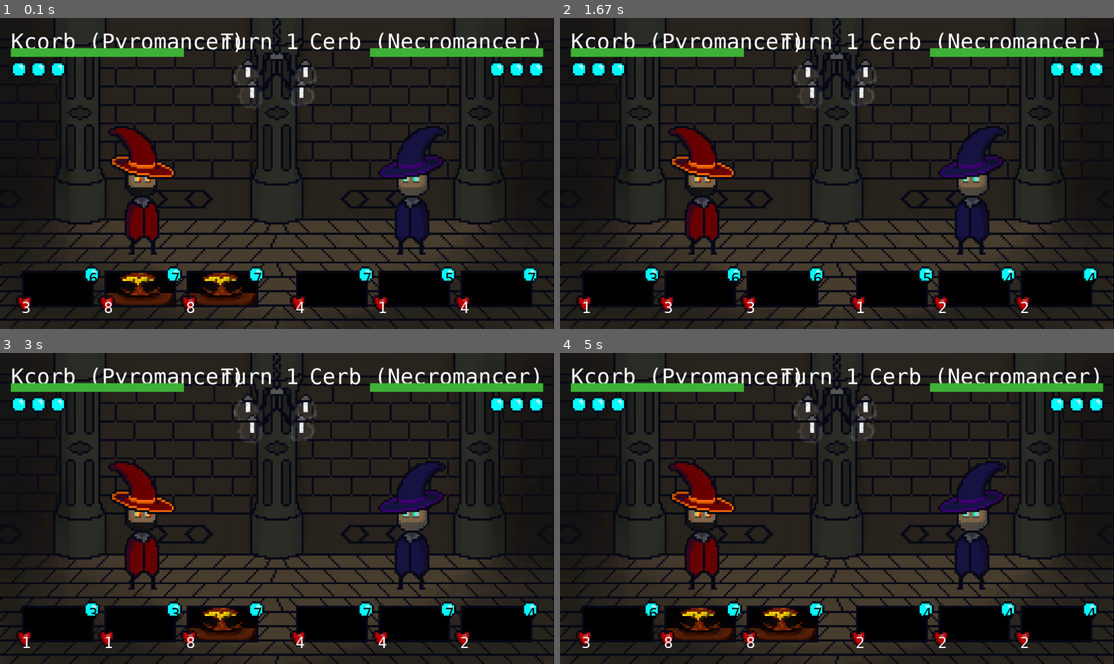
Above: before the commit, frames 1-4 (two rows, left to right).
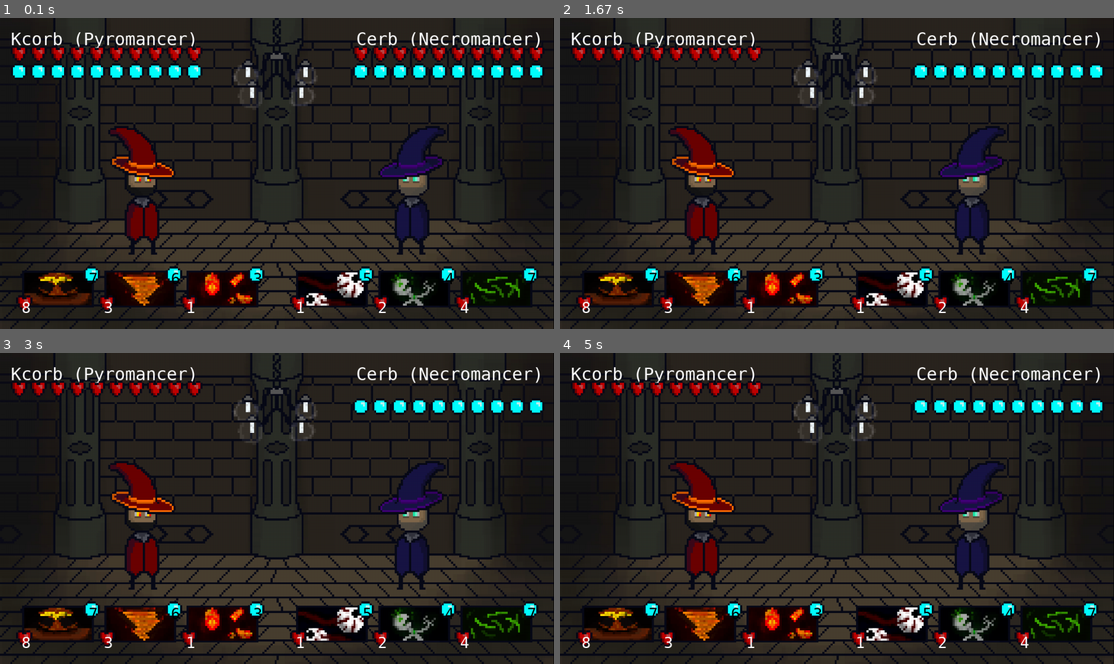
Above: after the commit, the same moments.

Repository: Kcorb0/wizards-pygame
Game: pygame game, started from main.py
Two runs of this game, one before a commit and one after it. Both use one fixed random seed, a clock stepped at 60 frames per second and the inputs below.
Inputs (mouse positions are in pixels of both pictures, inside the frame that each line leads up to):
- Up to frame 1 (0.1 s): no input
- Up to frame 2 (1.67 s): tap 1 at 0.33 s; tap 2 at 0.67 s; tap 3 at 1 s; press the mouse at (709, 213) at 1.37 s; move the mouse to (737, 170) at 1.47 s; release the mouse at (770, 129) at 1.6 s
- Up to frame 3 (3 s): no input
- Up to frame 4 (5 s): no input

The runs differ from the first frame. In frame 1, 10% of the frame differs, in the area x 1-99%, y 4-95%; in frame 2, 8.7%; in frame 3, 9.0%; in frame 4, 9.0%.

Commit message:
Spell system is now functional, turned health bar into hearts, allows for a more dynamic health system. Added some more spell art.

Diff:
--- a/main.py
+++ b/main.py
@@ -8,6 +8,7 @@
 # Sprites and images are scaled by x4.74 from original size
 # Change health bar to hears, hearts can be halfed, players start with a row of armored hears which need to be destroyed first
 # Armored hearts cannot be healed once destroyed. May add some mechanics for this later.
+# Spells should be able to be clicked, but start by using the 123 keys to select spells first or add both
 
 pygame.init()
 pygame.font.init()
@@ -17,43 +18,35 @@
 window = pygame.display.set_mode((WIDTH, HEIGHT))
 pygame.display.set_caption("Wizards")
 bg = pygame.image.load("assets/backgrounds/bg_corridor.jpg")
-font_casc_standard = pygame.font.SysFont("Cascadia Mono", 50)
+font_casc_standard = pygame.font.SysFont("Cascadia Mono", 40)
 font_casc_small = pygame.font.SysFont("Cascadia Mono", 35)
 
 
 def mana_orbs(p1_mana, p2_mana):
 
     mana_orb = pygame.image.load("assets/health_and_mana/mana_orb.png")
-
     p1_x = 25
-    for i in range(0, p1_mana):
-        window.blit(mana_orb, [p1_x, 100])
+    for n in range(0, p1_mana):
+        window.blit(mana_orb, [p1_x, 105])
         p1_x += 45
-
     p2_x = 60
-    for x in range(0, p2_mana):
-        window.blit(mana_orb, [WIDTH - p2_x, 100])
+    for n in range(0, p2_mana):
+        window.blit(mana_orb, [WIDTH - p2_x, 105])
         p2_x += 45
 
 
-def health_bar(p1_hp, p2_hp):
-    if p1_hp < 1:
-        bar1_width = 400 * p1_hp
-    else:
-        bar1_width = 400
+def health_bar(p1_hearts, p2_hearts):
 
-    if p2_hp < 1:
-        bar2_width = 400 * p2_hp
-    else:
-        bar2_width = 400
+    heart = pygame.image.load("assets/health_and_mana/heart.png")
+    p1_x = 25
+    for i in range(0, p1_hearts):
+        window.blit(heart, [p1_x, 65])
+        p1_x += 45
+    p2_x = 60
+    for x in range(0, p2_hearts):
+        window.blit(heart, [WIDTH - p2_x, 65])
+        p2_x += 45
 
-    pygame.draw.rect(window, (33, 33, 33), pygame.Rect(25, 70, 400, 20))
-    pygame.draw.rect(window, (33, 33, 33), pygame.Rect(WIDTH - 425, 70, 400, 20))
-
-    pygame.draw.rect(window, (65, 179, 57), pygame.Rect(25, 70, bar1_width, 20))
-    pygame.draw.rect(
-        window, (65, 179, 57), pygame.Rect(WIDTH - 425, 70, bar2_width, 20)
-    )
 
 def blit_spell(spell, img_pos, dmg_pos, mana_pos):
 
@@ -66,15 +59,17 @@
     mana_txt = font_casc_small.render(f"{spell[2]}", True, (0, 0, 0))
     window.blit(mana_txt, mana_pos)
 
+
 def generate_spell(player, pos):
     # Spell click range between spell width with mouse pos
+    #rand.choice()
+    spell1 = player.spellbook[0]
+    spell2 = player.spellbook[1]
+    spell3 = player.spellbook[2]
 
-
-
-
-    spell1 = rand.choice(player.spellbook)
-    spell2 = rand.choice(player.spellbook)
-    spell3 = rand.choice(player.spellbook)
+    player.spell1 = spell1
+    player.spell2 = spell2
+    player.spell3 = spell3
 
     s_dist = 190
     s_ht = 575
@@ -125,11 +120,6 @@
     generate_spell(player2, "right")
 
 
-def update_turn(turn):
-    turn_text = font_casc_standard.render(f"Turn {turn}", True, (255, 255, 255))
-    window.blit(turn_text, [(WIDTH / 2) - turn_text.get_width()+50, 25])
-
-
 def lightshow(p1, p2):
     # Why not
     if p1.mana > 10:
@@ -147,22 +137,28 @@
 
 # Necromancer("Billy", 45)
 # Pyromancer("Kcorb", 22)
-player = Pyromancer("Kcorb", 22)
-enemy = Necromancer("Cerb", 45)
+player = Pyromancer("Kcorb", 10, 10)
+enemy = Necromancer("Cerb", 10, 10)
 player_turn = True
-turn = 1
 
 while True:
     mouse_pos = pygame.mouse.get_pos()
-    print(mouse_pos)
 
     for event in pygame.event.get():
         if event.type == pygame.QUIT:
             sys.exit()
+        if event.type == pygame.MOUSEBUTTONUP:
+            print(mouse_pos)
+        if event.type == pygame.KEYUP:
+            if event.key == pygame.K_1:
+                player.cast_spell(enemy, 1)
+            if event.key == pygame.K_2:
+                player.cast_spell(enemy, 2)
+            if event.key == pygame.K_3:
+                player.cast_spell(enemy, 3)
 
 
-    #lightshow(player, enemy)
+    draw_objects(player, enemy)
+    pygame.display.update()
 
-    draw_objects(player, enemy)
-    update_turn(turn)
-    pygame.display.update()
+    # lightshow(player, enemy)
--- a/wizards.py
+++ b/wizards.py
@@ -3,16 +3,13 @@
 
 
 class Wizard:
-    def __init__(self, name, age, speed, health, mana):
+    def __init__(self, name, health, mana):
         self.name = name
         self.health = health
-        self.age = age
         self.mana = mana
-        self.speed = speed
-
-    def increase_mana(self):
-        increment = 1
-        self.mana += increment
+        self.spell1 = None
+        self.spell2 = None
+        self.spell3 = None
 
     def stat_bars(self, pos):
         return [self.name, self.name, self.age]
@@ -26,10 +23,24 @@
     def battle_stance(self):
         pass
 
+    def cast_spell(self, target, spell_num):
+        if spell_num == 1:
+            target.health -= self.spell1[1]
+            self.mana -= self.spell1[2]
+            print(self.spell1[4])
+        if spell_num == 2:
+            target.health -= self.spell2[1]
+            self.mana -= self.spell2[2]
+            print(self.spell2[4])
+        if spell_num == 3:
+            target.health -= self.spell3[1]
+            self.mana -= self.spell3[2]
+            print(self.spell3[4])
+
 
 class Pyromancer(Wizard):
-    def __init__(self, name, age, speed=55, health=1, mana=3):
-        super().__init__(name, age, speed=speed, health=health, mana=mana)
+    def __init__(self, name, health, mana):
+        super().__init__(name, health=health, mana=mana)
         self.title = "(Pyromancer)"
         self.sprite = "assets/wizards/pyromancer/pyromancer_idle.png"
         self.spellbook = [
@@ -42,7 +53,7 @@
         title = "Explosion"
         dmg = 8
         cost = 7
-        card = pygame.image.load("assets/spells/spell_explosion.png")
+        card = pygame.image.load("assets/spells/pyromancer/spell_explosion.png")
         description = "Massive damage, destroys surroundings and lowers oponents speed."
 
         return [title, dmg, cost, card, description]
@@ -51,7 +62,7 @@
         title = "Fire Whirl"
         dmg = 3
         cost = 6
-        card = pygame.image.load("assets/spells/spell_placeholder.png")
+        card = pygame.image.load("assets/spells/pyromancer/spell_firewhirl.png")
         description = "Flames engulf you and linger. (Take 2 damage for 2 turns)"
 
         return [title, dmg, cost, card, description]
@@ -60,15 +71,15 @@
         title = "Summon Spark"
         dmg = 1
         cost = 3
-        card = pygame.image.load("assets/spells/spell_placeholder.png")
+        card = pygame.image.load("assets/spells/pyromancer/spell_summonspark.png")
         description = "A sentient spark joins you in combat, dealing 1 damage per turn."
 
         return [title, dmg, cost, card, description]
 
 
 class Necromancer(Wizard):
-    def __init__(self, name, age, speed=40, health=1, mana=3):
-        super().__init__(name, age, speed=speed, health=health, mana=mana)
+    def __init__(self, name, health, mana):
+        super().__init__(name, health=health, mana=mana)
         self.title = "(Necromancer)"
         self.sprite = "assets/wizards/necromancer/necromancer_idle.png"
         self.spellbook = [
@@ -81,7 +92,7 @@
         title = "Corrupt"
         dmg = 1
         cost = 5
-        card = pygame.image.load("assets/spells/spell_placeholder.png")
+        card = pygame.image.load("assets/spells/necromancer/spell_corrupt.png")
         description = "Player misses their next 2 turns, thier mind is broken."
 
         return [title, dmg, cost, card, description]
@@ -90,7 +101,7 @@
         title = "Summon Dead"
         dmg = 2
         cost = 4
-        card = pygame.image.load("assets/spells/spell_placeholder.png")
+        card = pygame.image.load("assets/spells/necromancer/spell_summondead.png")
         description = "Summon a dead corpse from surroundings, this guy could be thousands of years old. Deals 2 damage for 4 turns."
 
         return [title, dmg, cost, card, description]
@@ -99,7 +110,7 @@
         title = "Plague"
         dmg = 4
         cost = 7
-        card = pygame.image.load("assets/spells/spell_placeholder.png")
+        card = pygame.image.load("assets/spells/necromancer/spell_plague.png")
         description = "A strong virus that devours organs when inhailed. Deals 4 damage for 2 turns."
 
         return [title, dmg, cost, card, description]
Binary file added: assets/spells/necromancer/spell_corrupt.png
Binary file added: assets/spells/necromancer/spell_plague.png
Binary file added: assets/spells/necromancer/spell_summondead.png
Renamed: assets/spells/spell_explosion.png -> assets/spells/pyromancer/spell_explosion.png
Binary file added: assets/spells/pyromancer/spell_firewhirl.png
Binary file added: assets/spells/pyromancer/spell_summonspark.png
